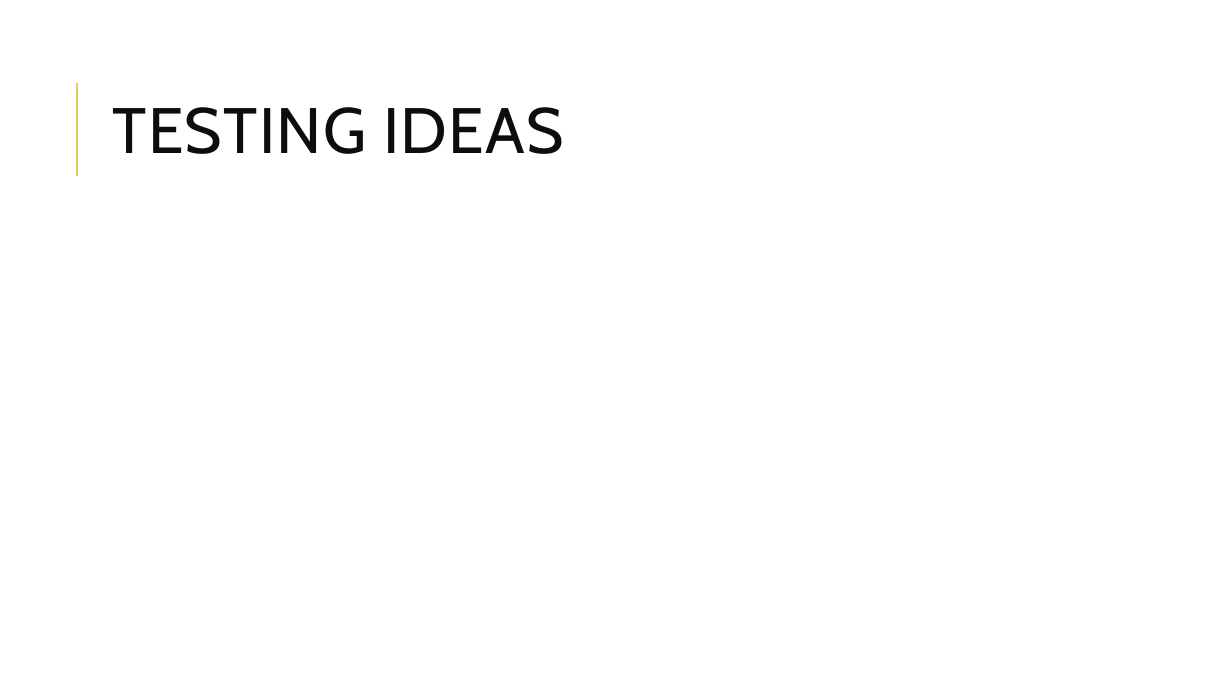
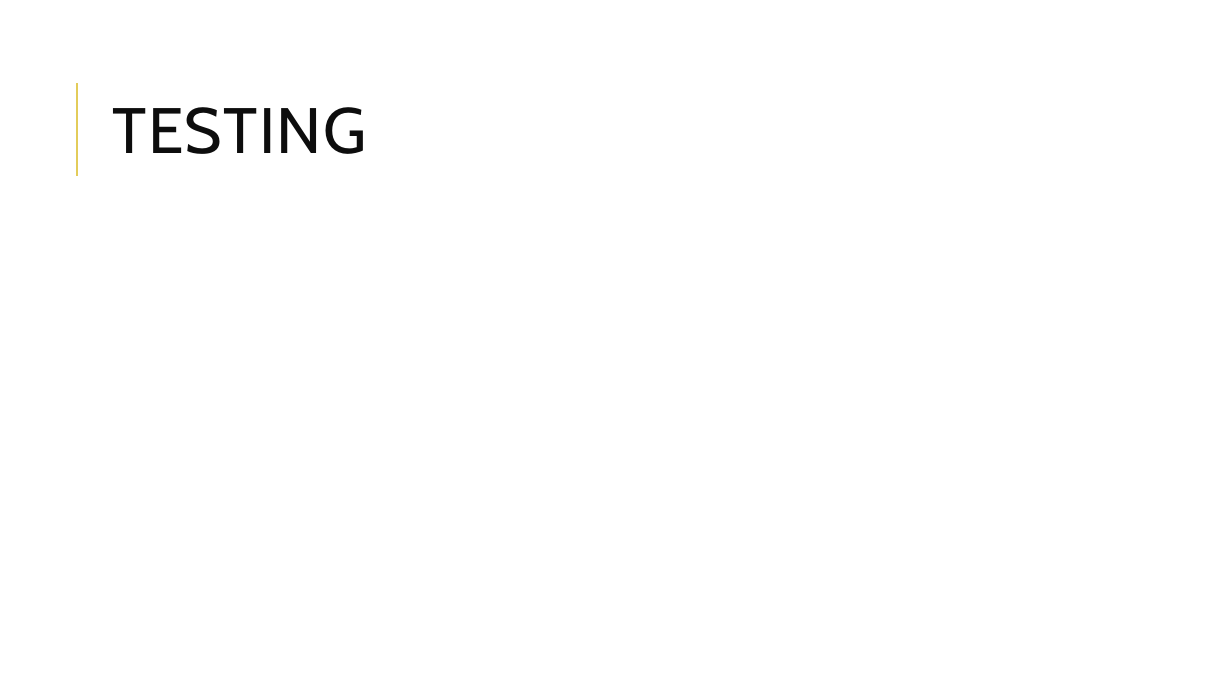
Before and after one commit to AzureJasmine/DMP-2018, a slide deck: slide 13 of Website DEMO.pptx (slide 9 before the commit). Drawn at 1232x693 pixels with LibreOffice and Linux fonts; fonts in the diff are those of the drawing. Boxes give left, top, right and bottom in pixels: in the first picture for what was removed or moved away, otherwise in the second. Text is boxed around its words. In the diff, an @@ line names an element or a change of style, - is before the commit and + after.

```diff
--- a/Website DEMO.pptx
+++ b/Website DEMO.pptx
@@ title at (113, 107, 366, 154): text changed @@
-TESTING IDEAS
+TESTING
```
Also in this commit, not shown: 3 other slides changed, 12 slides added, 4 slides removed.
